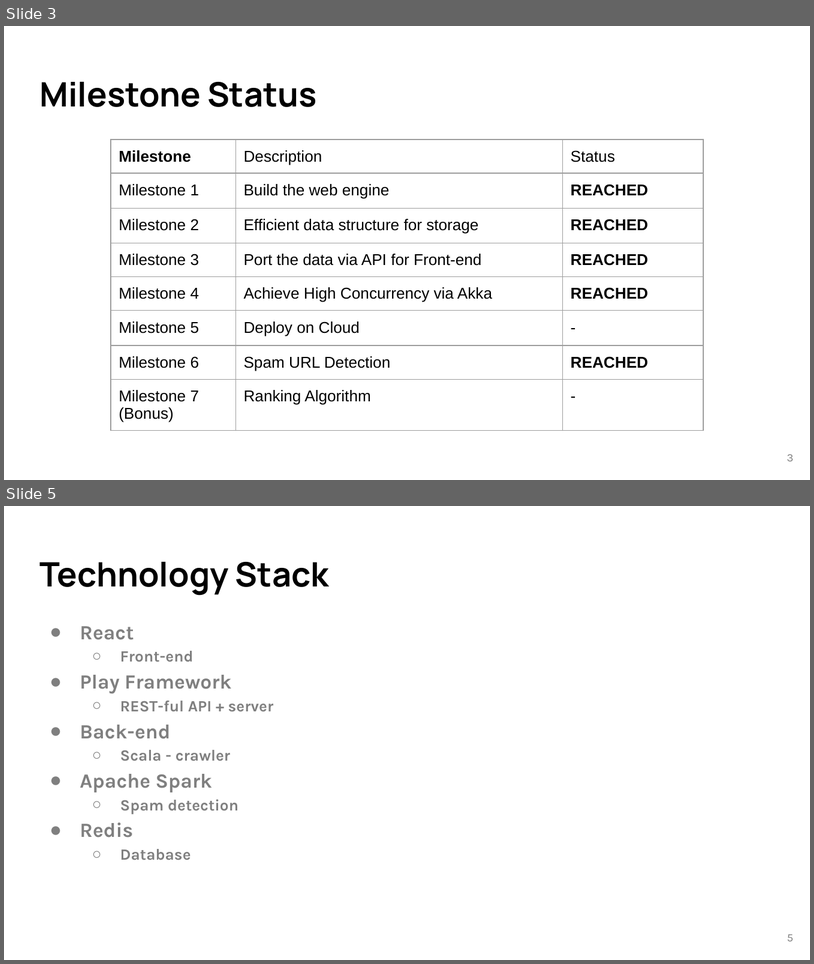
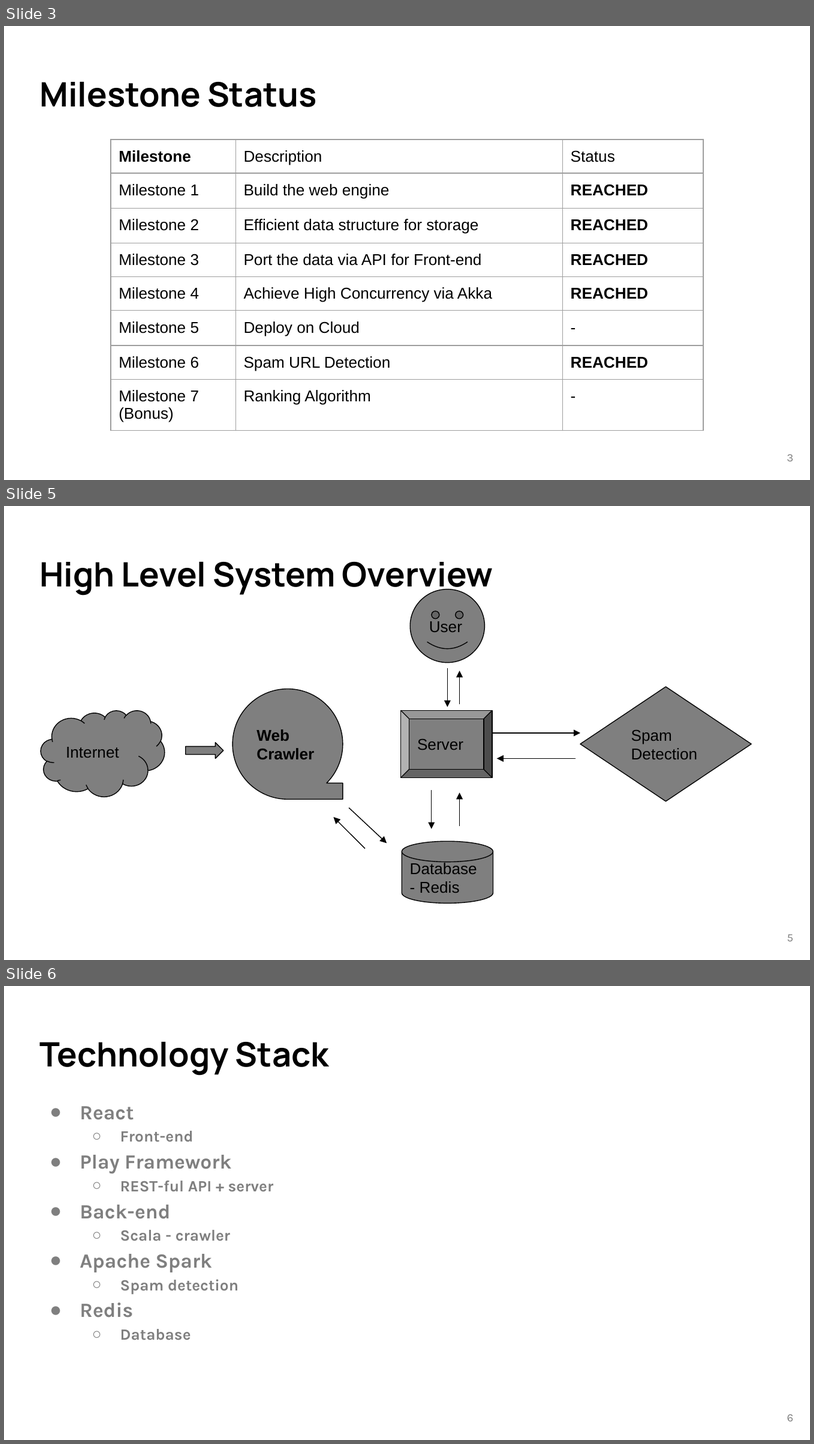
Before and after one commit to jiaminghong/camelcrawler, a slide deck: FinalPresentation.pptx. Shown one above the other, each under a label of ours: slides 3 and 5 before the commit, slides 3, 5 and 6 after it; the slides between them are not shown. The pictures are 814x964 and 814x1444 pixels, drawn with LibreOffice and Linux fonts; fonts in the diff are those of the drawing. Boxes give left, top, right and bottom in pixels: in the first picture for what was removed or moved away, otherwise in the second. Text is boxed around its words. In the diff, an @@ line names an element or a change of style, - is before the commit and + after.

```diff
--- a/FinalPresentation.pptx
+++ b/FinalPresentation.pptx
@@ slide 5 added at <box>4,506,810,960</box>, background #FFFFFF @@
@@ title added at <box>39,562,494,595</box>, 30 pt, text #000000, bold @@
+High Level System Overview
@@ smiley face added at <box>410,589,485,663</box>, fill #7F7F7F, outline #000000 0.75 pt, 14 pt, text #000000 @@
+User
@@ arrow added from (447, 668) to (447, 707), #000000 0.75 pt @@
@@ arrow added from (459, 705) to (459, 670), #000000 0.75 pt @@
@@ flow chart magnetic tape added at <box>233,689,344,799</box>, fill #7F7F7F, outline #000000 0.75 pt, 14 pt, text #000000, bold @@
+Web Crawler
@@ diamond added at <box>581,687,752,801</box>, fill #7F7F7F, outline #000000 0.75 pt, 14 pt, text #000000 @@
+Spam Detection
@@ cloud added at <box>41,710,165,796</box>, fill #7F7F7F, outline #000000 0.75 pt, 14 pt, text #000000 @@
+Internet
@@ bevel added at <box>401,710,492,777</box>, fill #7F7F7F, outline #000000 0.75 pt, 14 pt, text #000000 @@
+Server
@@ arrow added from (492, 733) to (581, 733), #000000 0.75 pt @@
@@ right arrow added at <box>185,742,224,759</box>, fill #7F7F7F, outline #000000 0.75 pt @@
@@ arrow added from (576, 759) to (497, 759), #000000 0.75 pt @@
@@ arrow added from (431, 790) to (431, 829), #000000 0.75 pt @@
@@ arrow added from (459, 826) to (459, 792), #000000 0.75 pt @@
@@ arrow added from (349, 808) to (387, 843), #000000 0.75 pt @@
@@ arrow added from (365, 848) to (334, 816), #000000 0.75 pt @@
@@ cylinder added at <box>402,841,492,903</box>, fill #7F7F7F, outline #000000 0.75 pt, 14 pt, text #000000 @@
+Database - Redis
@@ page number added at <box>788,934,794,941</box>, 10 pt, text #7F7F7F @@
+5
@@ what was slide 5 is now slide 6 @@
@@ page number at <box>788,1414,794,1421</box>: text changed @@
-5
+6
```
Also in this commit, not shown: 4 slides changed, 2 other slides added, 1 slide removed.
